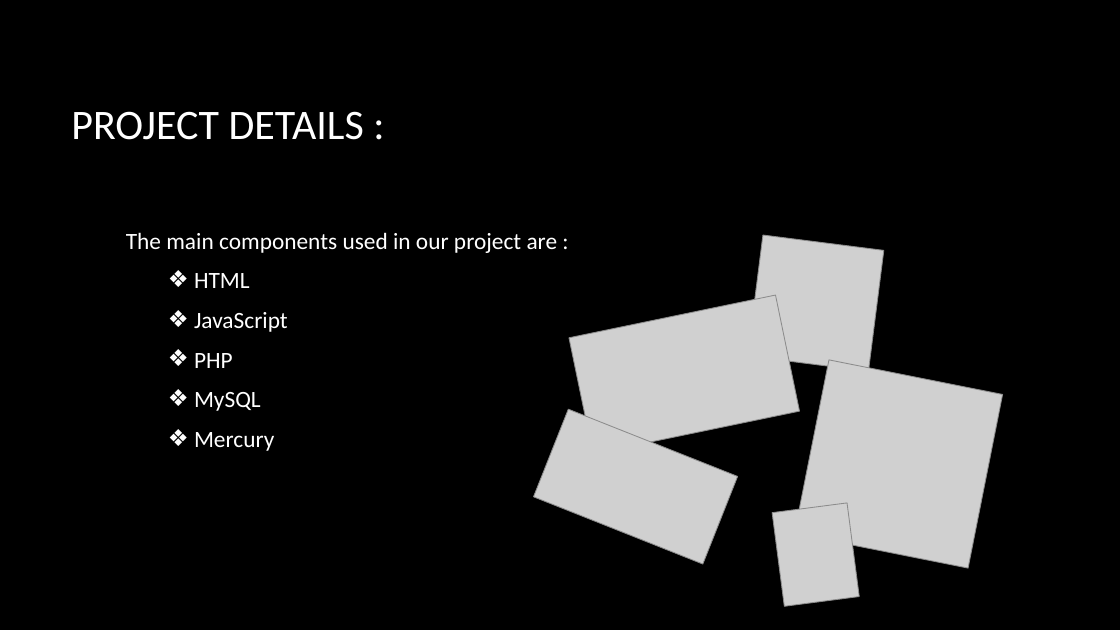
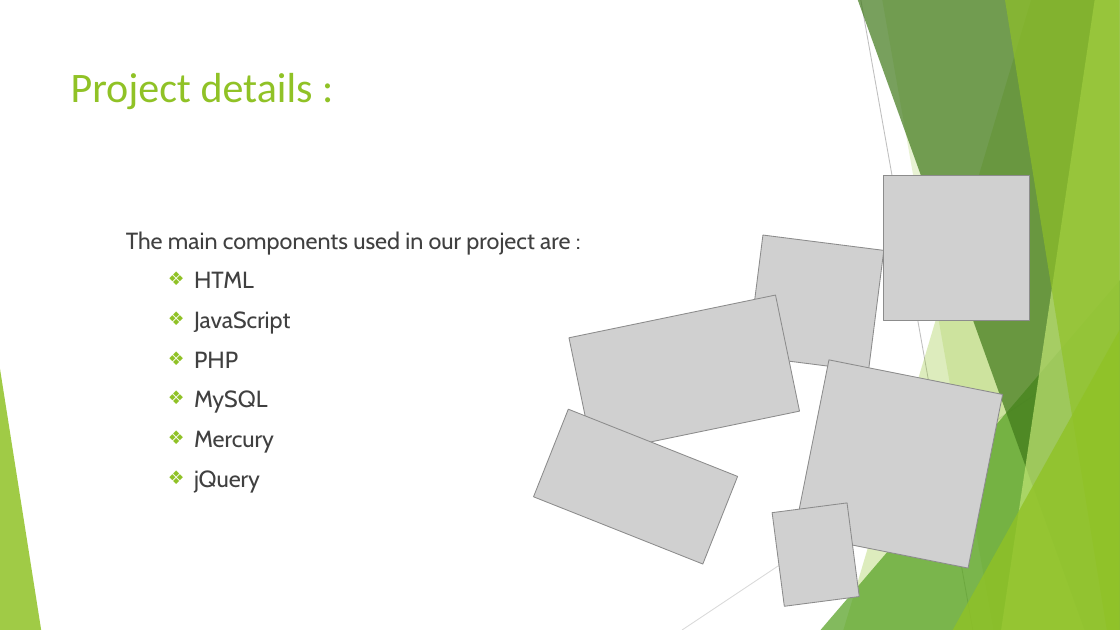
Before and after one commit to niteeshchaudhary/TruPen, a slide deck: slide 3 of Project Presentation.pptx. Drawn at 1120x630 pixels with LibreOffice and Linux fonts; fonts in the diff are those of the drawing; grey boxes stand for pictures; background and template pictures are left out. Boxes give left, top, right and bottom in pixels: in the first picture for what was removed or moved away, otherwise in the second. Text is boxed around its words. In the diff, an @@ line names an element or a change of style, - is before the commit and + after.

```diff
--- a/Project Presentation.pptx
+++ b/Project Presentation.pptx
@@ background picture (left out) to #FFFFFF @@
@@ title "Project details :" at (71,73,313,109): vertical alignment middle to top @@
@@ title at (71,73,313,109): text changed; text colour #FFFFFF to #90C226 @@
-PROJECT DETAILS :
+Project details :
@@ picture added at (884,176,1029,321) @@
@@ text at (126,231,570,453): font Calibri to Cabin, text colour #FFFFFF to #404040; bullet colour #FFFFFF to #90C226 @@
@@ group added at (0,0,1120,630): 5 freeform shapes, 3 triangles, 2 lines @@
@@ text at (194,470,260,493): paragraph added @@
+  ❖ jQuery
```
Also in this commit, not shown: 11 other slides changed.
